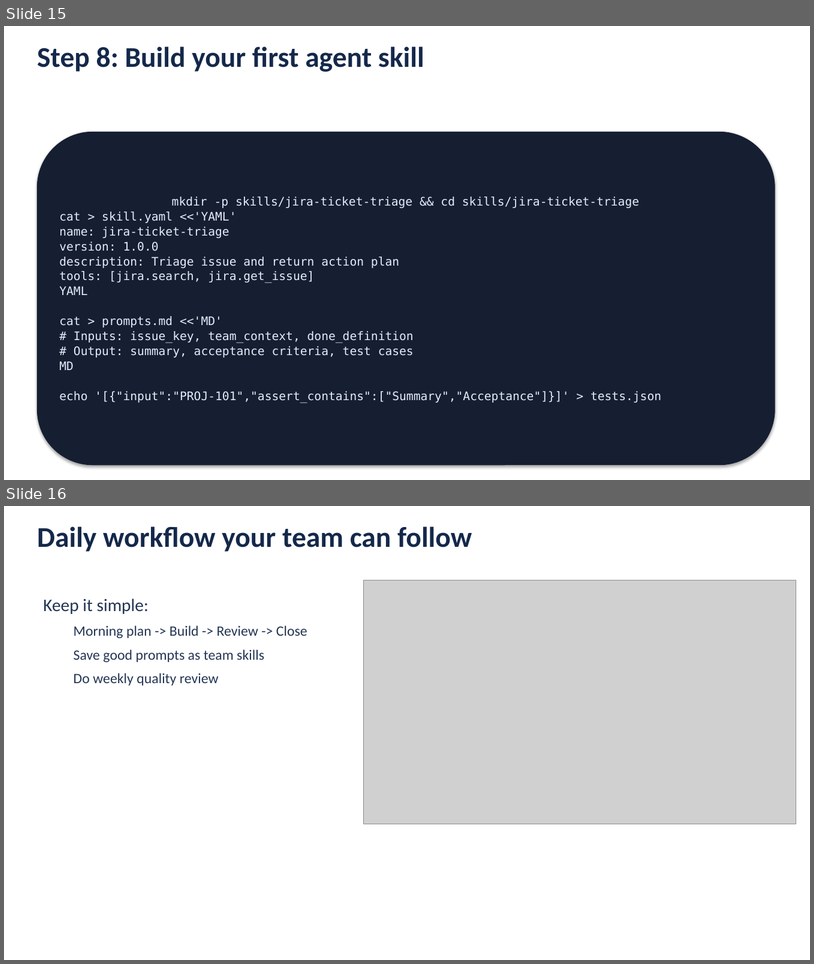
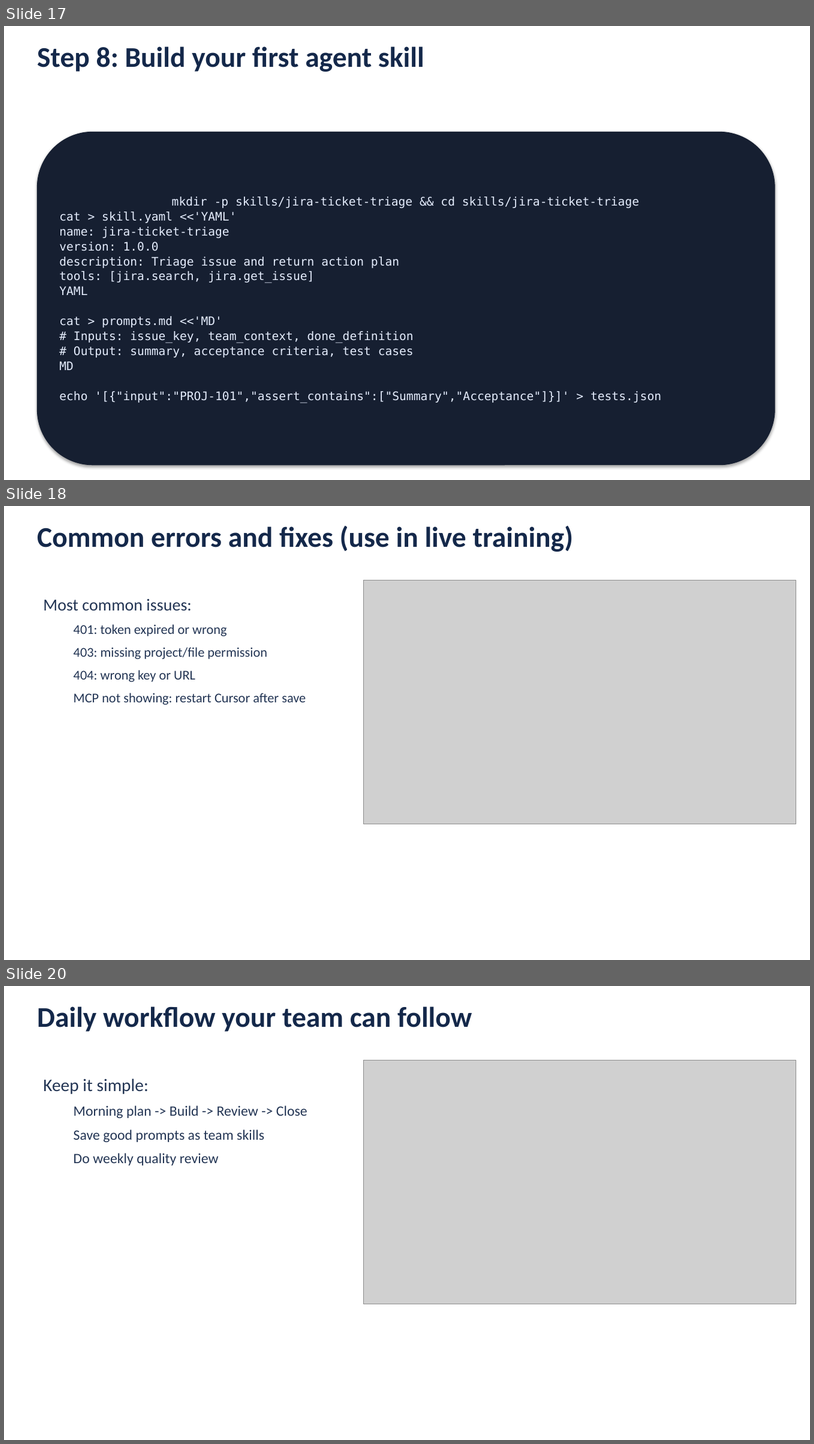
Before and after one commit to hassanahmedfoodservicesdirectunilever/cursor, a slide deck: Solution_Assessment_Cursor_AI_Capabilities_Integration_Review.pptx. Shown one above the other, each under a label of ours: slides 15 and 16 before the commit, slides 17, 18 and 20 after it; the slides between them are not shown. The pictures are 814x964 and 814x1444 pixels, drawn with LibreOffice and Linux fonts; fonts in the diff are those of the drawing; grey boxes stand for pictures. Boxes give left, top, right and bottom in pixels: in the first picture for what was removed or moved away, otherwise in the second. Text is boxed around its words. In the diff, an @@ line names an element or a change of style, - is before the commit and + after.

```diff
--- a/Solution_Assessment_Cursor_AI_Capabilities_Integration_Review.pptx
+++ b/Solution_Assessment_Cursor_AI_Capabilities_Integration_Review.pptx
@@ slide 18 added at [4,506,810,960], background #FFFFFF @@
@@ text added at [37,526,573,552], 34 pt, text #14284A, bold @@
+Common errors and fixes (use in live training)
@@ picture added at [364,580,797,823] @@
@@ text added at [43,598,306,705], 16 pt, text #233554 @@
+Most common issues:
+  401: token expired or wrong
+  403: missing project/file permission
+  404: wrong key or URL
+  MCP not showing: restart Cursor after save
@@ what was slide 15 is now slide 17 @@
@@ what was slide 16 is now slide 20 @@
```
Also in this commit, not shown: 1 slide changed, 3 other slides added, 6 other files.
